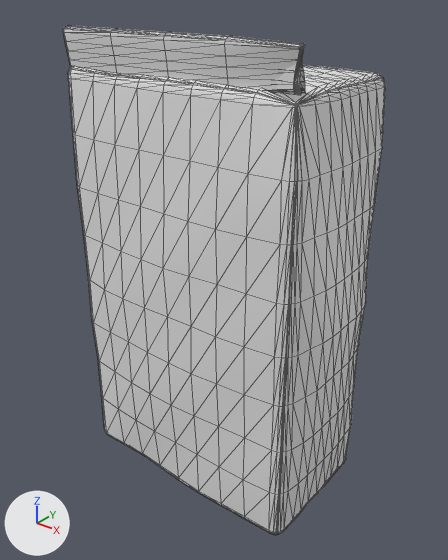
The FBX model Assets/Items/SRZ/Food/SRZ_Buckwheat/SRZ_Buckwheat.fbx: old version first, new version second.
Before and after are seen from a 50 mm camera at (0.1258, -0.1554, 0.1746) aimed at (0.0015, -0.0002, 0.0783). Lighting does not change. The marker at lower left points along +X, +Y and +Z. The older version comes first. Mesh edges are drawn as thin lines. Objects named as collision shapes, trigger or cutter boxes, shadow casters or lower levels of detail are left out. Where no turn or scale is listed for an object, it has been applied to the vertices. Vertices at exactly the same position are counted once.

Objects in the first picture: 'SRZ_Food_BuckwheatPack_LOD0'.
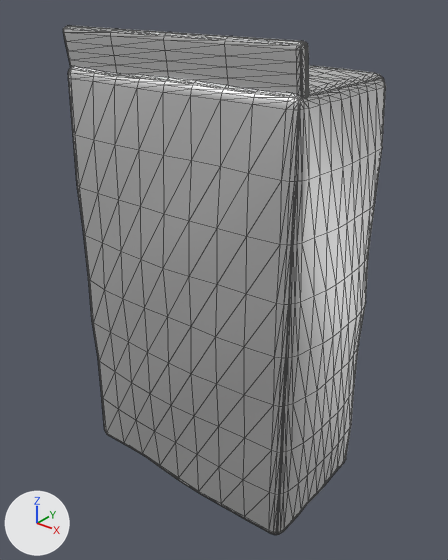
Location of each change, [x1, y1, x2, y2] in pixels of the pictures (448 x 560 px; the box of a moved part takes in the faces that stretch with it):
'SRZ_Food_BuckwheatPack_LOD0', surface changed, reshaped (darker)
    both: [63, 25, 386, 535]
part 1 of me_srz_food_buckwheatpack_lod0, moved or reshaped
    both: [225, 36, 332, 181]

The change in detail:
In material 'SRZ_Food_BuckwheatPack_MAT' (mat_srz_food_buckwheatpack_mat), metallic goes from 0.0 to 1.0.
me_srz_food_buckwheatpack_lod0 has 1564 vertices, 3120 faces and spans x -0.049..0.049, y -0.029..0.029, z -0.001..0.161.
me_srz_food_buckwheatpack_lod0 is used by ob_srz_food_buckwheatpack_lod0; location (0.0, 0.0, 0.0).
me_srz_food_buckwheatpack_lod0 part 1: 174 of 1564 vertices moved; they spanned x 0.041..0.044, y -0.023..-0.016, z 0.146..0.161 and now span x 0.041..0.045, y -0.025..-0.016, z 0.146..0.161; mean shift (0.001, 0.0, 0.0); largest move (0.041, -0.021, 0.146) -> (0.043, -0.023, 0.148).
